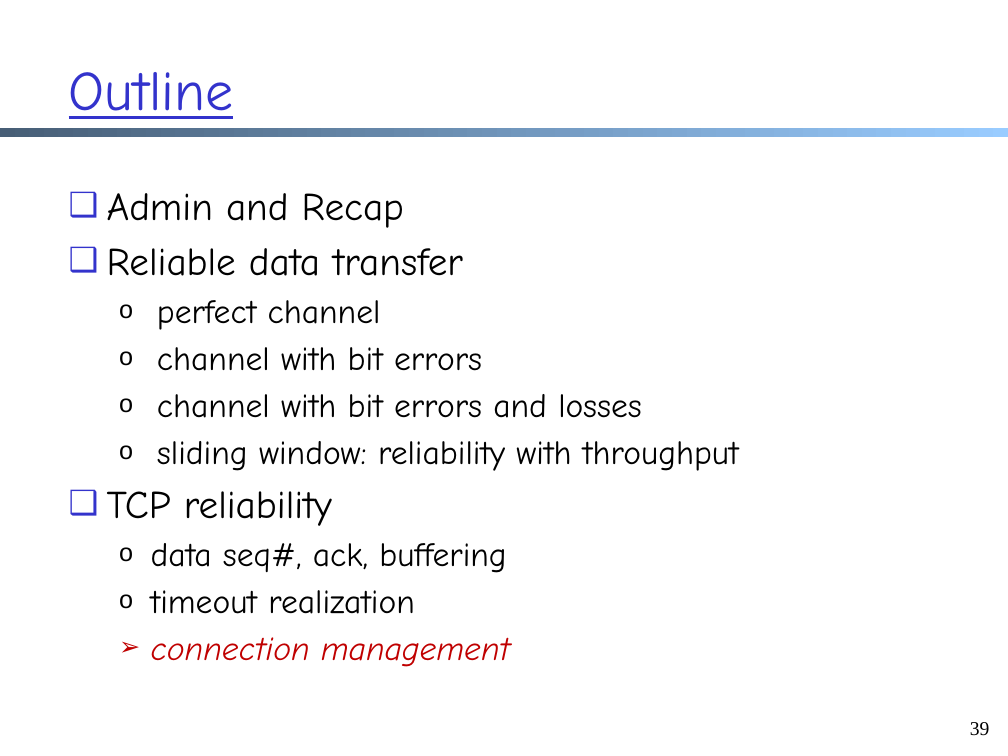
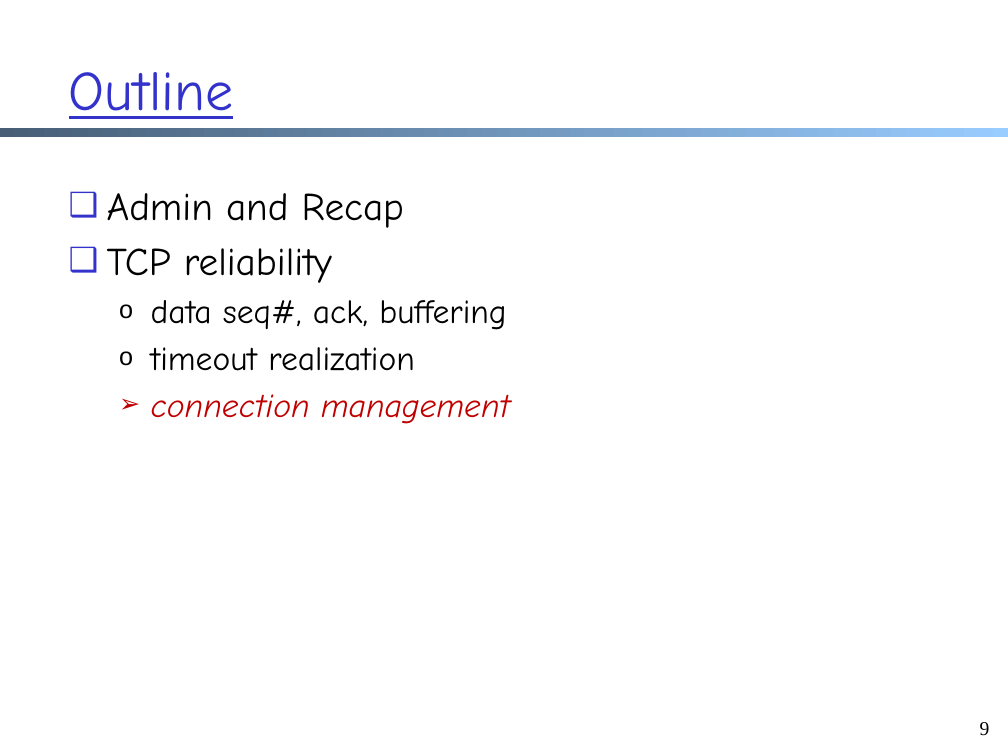
Before and after one commit to xiangq27/xiangq27.github.io, a slide deck: slide 9 of courses/cnns-xmuf21/files/lectures/transport-cc-aimd-reno.pptx (slide 39 before the commit). Drawn at 1008x756 pixels with LibreOffice and Linux fonts; fonts in the diff are those of the drawing. Boxes give left, top, right and bottom in pixels: in the first picture for what was removed or moved away, otherwise in the second. Text is boxed around its words. In the diff, an @@ line names an element or a change of style, - is before the commit and + after.

```diff
--- a/courses/cnns-xmuf21/files/lectures/transport-cc-aimd-reno.pptx
+++ b/courses/cnns-xmuf21/files/lectures/transport-cc-aimd-reno.pptx
@@ text at (107, 248, 739, 471): paragraphs removed @@
-❑ Reliable data transfer
-  o perfect channel
-  o channel with bit errors
-  o channel with bit errors and losses
-  o sliding window: reliability with throughput
@@ page number at (980, 722, 990, 736): text changed @@
-39
+9
```
Also in this commit, not shown: 29 other slides changed, 5 slides added, 30 slides removed, 13 other files.
